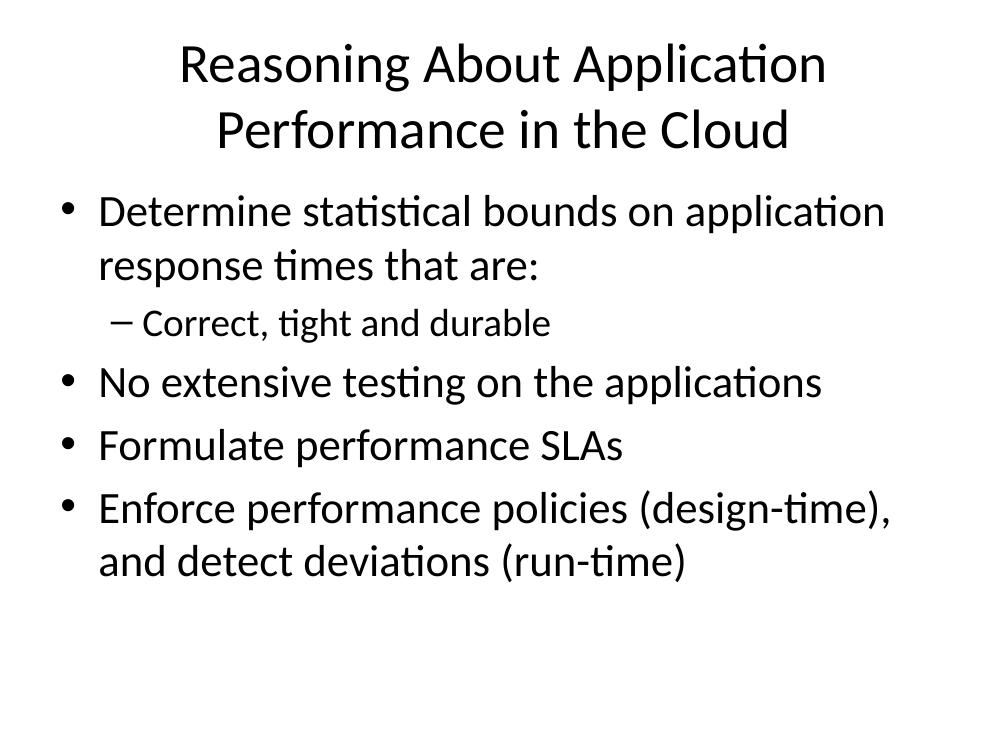
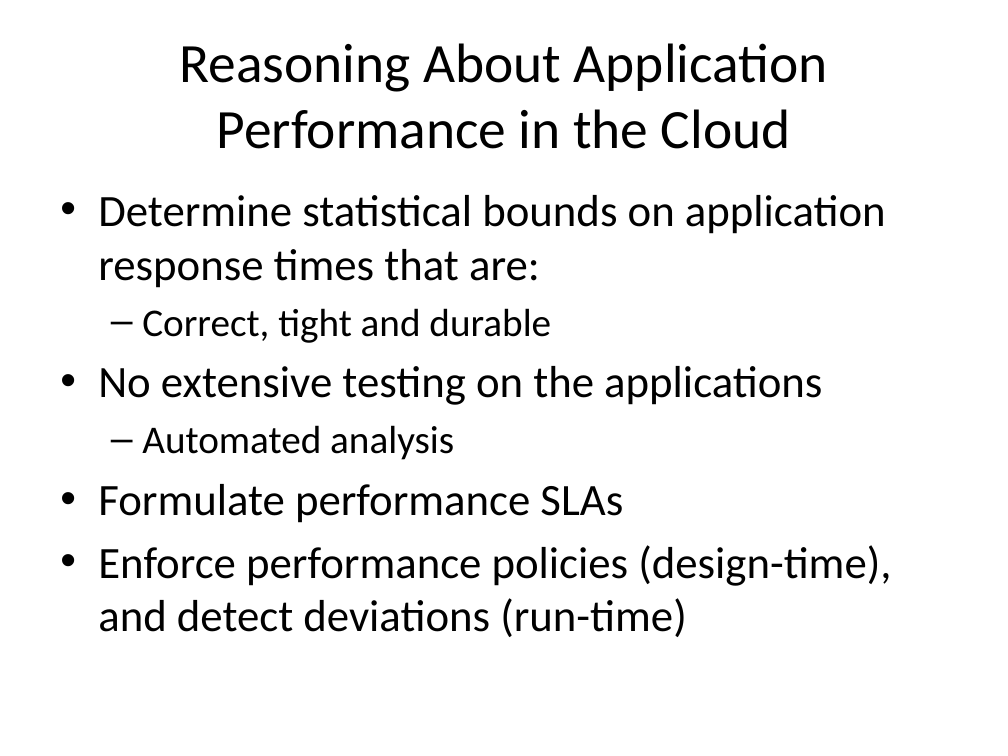
Before and after one commit to Dithn/eager-appscale, a slide deck: slide 17 of Eager/elk-experiment/appserver/system_design.pptx (slide 16 before the commit). Drawn at 1008x756 pixels with LibreOffice and Linux fonts; fonts in the diff are those of the drawing. Boxes give left, top, right and bottom in pixels: in the first picture for what was removed or moved away, otherwise in the second. Text is boxed around its words. In the diff, an @@ line names an element or a change of style, - is before the commit and + after.

```diff
--- a/Eager/elk-experiment/appserver/system_design.pptx
+++ b/Eager/elk-experiment/appserver/system_design.pptx
@@ text at bbox=[142, 425, 454, 460]: paragraph added @@
+  – Automated analysis
```
Also in this commit, not shown: 1 other slide changed, 1 slide added.
